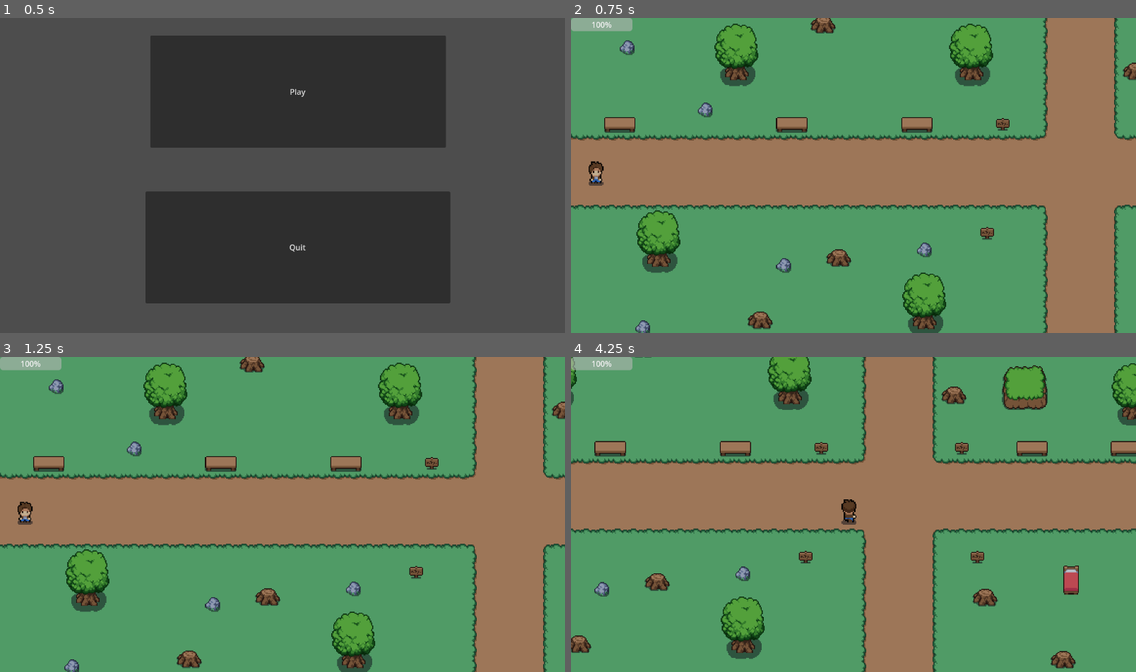
Above: before the commit, frames 1-4 (two rows, left to right).
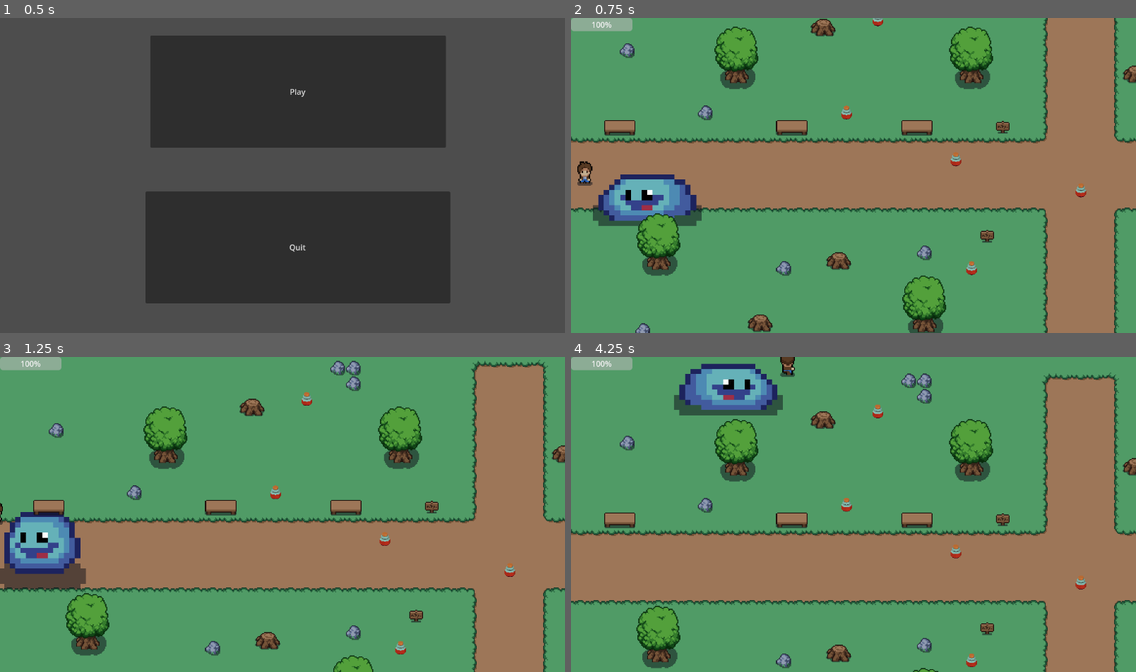
Above: after the commit, the same moments.

Repository: Rakki-Kyoryu/Time_Bandits
Game: Godot game, scene res://main/main.tscn
Same seed, same stepped clock (60 frames per second), same inputs: the game is played once before the commit and once after it.
Inputs (mouse positions are in pixels of both pictures, inside the frame that each line leads up to):
- Up to frame 1 (0.5 s): no input
- Up to frame 2 (0.75 s): click "Play" at 0.5 s
- Up to frame 3 (1.25 s): no input
- Up to frame 4 (4.25 s): move the mouse to (977, 498) at 1.27 s; hold Right (right) 1.28-2.03 s; click (977, 498) at 1.35 s; move the mouse to (740, 530) at 2.02 s; hold S (down) 2.03-2.78 s; click (740, 530) at 2.1 s; move the mouse to (910, 445) at 2.77 s; hold Right (right) 2.78-3.53 s; click (910, 445) at 2.85 s; move the mouse to (825, 577) at 3.52 s; hold Up (up) from 3.53 s (still down); click (825, 577) at 3.6 s

Frame 1 is identical in both runs. In frame 2, 11% of the frame differs, in the area x 0-100%, y 0-100%; in frame 3, 38%; in frame 4, 64%.

Commit message:
new items
added item basis

Diff:
--- /dev/null
+++ b/Time_Bandits_Main/Collectable.gd
@@ -0,0 +1,5 @@
+extends Area2D
+
+
+func collect():
+	queue_free()
--- a/Time_Bandits_Main/PCs/Player/Player.gd
+++ b/Time_Bandits_Main/PCs/Player/Player.gd
@@ -155,3 +155,15 @@
 	var knockback_direction = -(velocity).normalized() * knockback_power
 	velocity = knockback_direction
 	move_and_slide()
+
+
+
+
+
+
+
+
+
+func _on_player_hitbox_area_entered(area):
+	if area.has_method("collect"):
+		area.collect()
--- a/Time_Bandits_Main/PCs/Player/Player.tscn
+++ b/Time_Bandits_Main/PCs/Player/Player.tscn
@@ -458,6 +458,7 @@
 [node name="cliffside_camera" type="Camera2D" parent="."]
 zoom = Vector2(2, 2)
 
+[connection signal="area_entered" from="player_hitbox" to="." method="_on_player_hitbox_area_entered"]
 [connection signal="body_entered" from="player_hitbox" to="." method="_on_player_hitbox_body_entered"]
 [connection signal="body_exited" from="player_hitbox" to="." method="_on_player_hitbox_body_exited"]
 [connection signal="timeout" from="attack_cooldown" to="." method="_on_attack_cooldown_timeout"]
--- /dev/null
+++ b/Time_Bandits_Main/collectable.tscn
@@ -0,0 +1,14 @@
+[gd_scene load_steps=3 format=3 uid="uid://cn8ub25gxy3p7"]
+
+[ext_resource type="Script" path="res://Collectable.gd" id="1_iu44n"]
+
+[sub_resource type="RectangleShape2D" id="RectangleShape2D_oktym"]
+resource_local_to_scene = true
+
+[node name="Collectable" type="Area2D"]
+script = ExtResource("1_iu44n")
+
+[node name="CollisionShape2D" type="CollisionShape2D" parent="."]
+shape = SubResource("RectangleShape2D_oktym")
+
+[node name="Sprite2D" type="Sprite2D" parent="."]
--- a/Time_Bandits_Main/maps/field/field.tscn
+++ b/Time_Bandits_Main/maps/field/field.tscn
@@ -1,9 +1,10 @@
-[gd_scene load_steps=33 format=3 uid="uid://datyg1y346kdo"]
+[gd_scene load_steps=35 format=3 uid="uid://datyg1y346kdo"]
 
 [ext_resource type="Script" path="res://maps/field/field.gd" id="1_fwxb5"]
 [ext_resource type="PackedScene" uid="uid://rvof7u3euf3h" path="res://PCs/Player/Player.tscn" id="2_4lieg"]
 [ext_resource type="PackedScene" uid="uid://cgp30g6rkxy5d" path="res://PCs/enemy/enemy.tscn" id="3_kfe4m"]
 [ext_resource type="Texture2D" uid="uid://b27s6lb21ut08" path="res://art/sprites/tilesets/walls/wooden_door.png" id="4_ap4sk"]
+[ext_resource type="PackedScene" uid="uid://ci2yvv1dv0e6d" path="res://potion.tscn" id="4_gy1yk"]
 [ext_resource type="Texture2D" uid="uid://chuu4xd2ovv6r" path="res://art/sprites/tilesets/walls/wooden_door_b.png" id="5_gkr6k"]
 [ext_resource type="Texture2D" uid="uid://bbbsb1kxfgimj" path="res://art/sprites/tilesets/decor_8x8.png" id="6_q2vsd"]
 [ext_resource type="Texture2D" uid="uid://cas3aqpeqeo2w" path="res://art/sprites/tilesets/decor_16x16.png" id="7_ug33i"]
@@ -17,6 +18,10 @@
 [ext_resource type="Texture2D" uid="uid://bxwg3a3iexv4q" path="res://art/sprites/tilesets/floors/flooring.png" id="15_cdffd"]
 [ext_resource type="Texture2D" uid="uid://cfn41g5o0yyj7" path="res://art/sprites/tilesets/walls/walls.png" id="16_ggcsi"]
 [ext_resource type="PackedScene" uid="uid://dl61we5rygn2w" path="res://ui.tscn" id="17_kfcml"]
+
+[sub_resource type="TileSetScenesCollectionSource" id="TileSetScenesCollectionSource_teawj"]
+resource_name = "Collectables"
+scenes/1/scene = ExtResource("4_gy1yk")
 
 [sub_resource type="TileSetAtlasSource" id="TileSetAtlasSource_x8tq2"]
 texture = ExtResource("4_ap4sk")
@@ -1220,6 +1225,7 @@
 sources/15 = SubResource("TileSetAtlasSource_3g0mj")
 sources/16 = SubResource("TileSetAtlasSource_g74vs")
 sources/17 = SubResource("TileSetAtlasSource_f5233")
+sources/0 = SubResource("TileSetScenesCollectionSource_teawj")
 
 [sub_resource type="RectangleShape2D" id="RectangleShape2D_ylqtf"]
 size = Vector2(77.9181, 48)
@@ -1253,6 +1259,9 @@
 
 [node name="enemy" parent="." instance=ExtResource("3_kfe4m")]
 position = Vector2(1095, 291)
+
+[node name="enemy2" parent="." instance=ExtResource("3_kfe4m")]
+position = Vector2(116.877, 336)
 
 [node name="TileMap" type="TileMap" parent="."]
 position = Vector2(-1, 0)
@@ -1268,6 +1277,13 @@
 layer_1/y_sort_origin = 0
 layer_1/z_index = 0
 layer_1/tile_data = PackedInt32Array(720937, 65541, 4, 786473, 65541, 5, 852009, 65541, 6, 852010, 131077, 6, 852011, 1 …(3169 unchanged characters)…
+layer_2/name = "Collectables"
+layer_2/enabled = true
+layer_2/modulate = Color(1, 1, 1, 1)
+layer_2/y_sort_enabled = false
+layer_2/y_sort_origin = 0
+layer_2/z_index = 0
+layer_2/tile_data = PackedInt32Array(1179674, 0, 65536, 1441834, 0, 65536, 1048621, 0, 65536, 1310754, 0, 65536, 1638427, 0, 65536, 1507376, 0, 65536, 1310775, 0, 65536, 720950, 0, 65536, 589845, 0, 65536, 983059, 0, 65536)
 
 [node name="Camera2D" type="Camera2D" parent="."]
 position = Vector2(1214.72, 502)
--- /dev/null
+++ b/Time_Bandits_Main/potion.tscn
@@ -0,0 +1,17 @@
+[gd_scene load_steps=4 format=3 uid="uid://ci2yvv1dv0e6d"]
+
+[ext_resource type="PackedScene" uid="uid://cn8ub25gxy3p7" path="res://collectable.tscn" id="1_hcqmq"]
+[ext_resource type="Texture2D" uid="uid://cqn847shjjca0" path="res://art/2D/view-Ortho/image/bottlePotionHealth_002.png" id="2_g1lc4"]
+
+[sub_resource type="RectangleShape2D" id="RectangleShape2D_l3d5v"]
+resource_local_to_scene = true
+size = Vector2(12, 16)
+
+[node name="Potion" instance=ExtResource("1_hcqmq")]
+
+[node name="CollisionShape2D" parent="." index="0"]
+shape = SubResource("RectangleShape2D_l3d5v")
+
+[node name="Sprite2D" parent="." index="1"]
+scale = Vector2(0.2, 0.2)
+texture = ExtResource("2_g1lc4")
Not shown, added: Time_Bandits_Main/art/2D/desktop.ini
Not shown, added: Time_Bandits_Main/art/2D/view-Ortho/desktop.ini
Binary file added: Time_Bandits_Main/art/2D/view-Ortho/image/bottlePotionHealth_002.png
Not shown, added: Time_Bandits_Main/art/2D/view-Ortho/image/bottlePotionHealth_002.png.import
Binary file added: Time_Bandits_Main/art/2D/view-Ortho/image/bottlePotionMana0002.png
Not shown, added: Time_Bandits_Main/art/2D/view-Ortho/image/bottlePotionMana0002.png.import
Not shown, added: Time_Bandits_Main/art/2D/view-Ortho/image/desktop.ini
Not shown, added: Time_Bandits_Main/art/desktop.ini
Not shown, added: Time_Bandits_Main/desktop.ini
